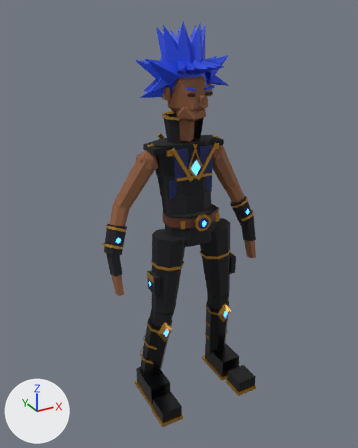
A saved change to the glTF model rp7d/assets/rizer/rizer.glb.
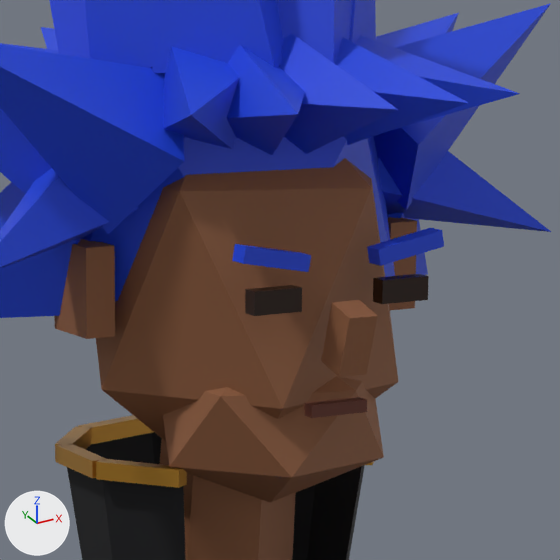
There are two pictures of each version: one whole from a 50 mm camera at (-1.201, -2.461, 2.075) aimed at (-0.036, -0.343, 1.017), one close up on the part from 43% to 64% of the width and 12% to 29% of the height. Arrows for +X, +Y and +Z are at lower left; the lights stay in place. The last two pictures show the newer version. Where no turn or scale is listed for an object, it has been applied to the vertices. Vertices at exactly the same position are counted once.

The older version as bpy lines, for what is in view:
```python
me_rizerbody = bpy.data.meshes.new('RizerBody')
me_rizerbody.from_pydata(...)  # 1257 vertices, 1802 faces; spans x -0.46..0.46, y -0.66..-0.07, z 0.0..2.01
me_rizerbody.materials.append(mat_r_skin)  # brown #8b5939
me_rizerbody.materials.append(mat_r_hair)  # blue #1943d9
me_rizerbody.materials.append(mat_r_cloth)  # black #0e1014
me_rizerbody.materials.append(mat_r_navy)  # dark blue #0d1f59
me_rizerbody.materials.append(mat_r_gold)  # orange #c99339
me_rizerbody.materials.append(mat_r_leather)  # brown #5c301c
me_rizerbody.materials.append(mat_r_boot)  # black #050609
me_rizerbody.materials.append(mat_r_gem)  # blue #2a6cff, glowing blue #3d83ff
me_rizerbody.materials.append(mat_r_eye)  # black #251002
me_rizerbody.materials.append(mat_r_lip)  # brown #5e2b1c
ob_rizerbody = bpy.data.objects.new('RizerBody', me_rizerbody)
ob_rizerbody.location = (0.0, 0.0, 0.0)
```
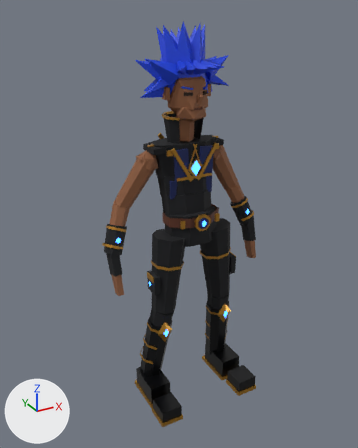
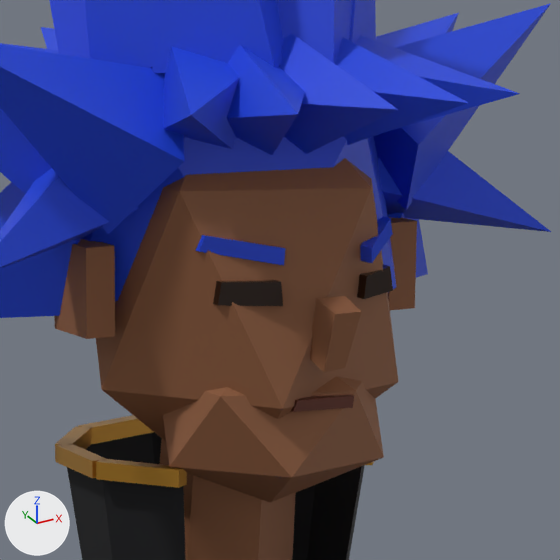
Edits to the scene script, one JSON object a line:
```json
{"block": "me_rizerbody", "where": "me_rizerbody.from_pydata(...)  # 1257 vertices, 1802 faces; spans x -0.46..0.46, y -0.66..-0.07, z 0.0..2.01"}
{"block": "me_rizerbody", "where": "# used by ob_rizerbody; location = (0.0, 0.0, 0.0)"}
{"block": "me_rizerbody", "change": "me_rizerbody part 1: the loose piece of 8 vertices spanning x -0.01..0.01, y -0.51..-0.48, z 1.66..1.7 is moved by (0.0, 0.02, 0.0)"}
{"block": "me_rizerbody", "change": "me_rizerbody part 2: the loose piece of 8 vertices spanning x -0.07..-0.02, y -0.49..-0.47, z 1.72..1.74 is turned -23.9 degrees about the z axis through its middle and scaled by 1.09, then moved by (0.0, 0.04, 0.0)"}
{"block": "me_rizerbody", "change": "me_rizerbody part 3: the loose piece of 8 vertices spanning x 0.02..0.07, y -0.49..-0.47, z 1.72..1.74 is multiplied about its middle by the matrix ((0.996, -0.997, -0.038), (0.995, 0.989, 0.141), (-0.073, -0.127, 1.402)), then moved by (0.0, 0.04, 0.0)"}
{"block": "me_rizerbody", "change": "me_rizerbody part 4: the loose piece of 8 vertices spanning x -0.06..-0.03, y -0.48..-0.47, z 1.7..1.71 is multiplied about its middle by the matrix ((0.988, 0.505, -0.014), (-0.505, 0.988, -0.033), (-0.003, 0.036, 1.109)), then moved by (0.0, 0.03, 0.0)"}
{"block": "me_rizerbody", "change": "me_rizerbody part 5: the loose piece of 8 vertices spanning x 0.03..0.06, y -0.48..-0.47, z 1.7..1.71 is multiplied about its middle by the matrix ((0.975, -0.61, -0.016), (0.61, 0.974, 0.032), (-0.003, -0.036, 1.149)), then moved by (0.0, 0.03, 0.0)"}
{"block": "me_rizerbody", "change": "me_rizerbody part 6: the loose piece of 8 vertices spanning x -0.02..0.02, y -0.48..-0.47, z 1.63..1.64 is moved by (0.0, 0.02, 0.0)"}
```

Location of each change, [x1, y1, x2, y2] in pixels of the close-ups (560 x 560 px; the box of a moved part takes in the faces that stretch with it):
```json
{"part": 1, "of": "me_rizerbody", "change": "moved or reshaped", "before": [321, 300, 377, 377], "after": [310, 296, 362, 373]}
{"part": 2, "of": "me_rizerbody", "change": "moved or reshaped", "before": [232, 244, 311, 272], "after": [195, 235, 286, 265]}
{"part": 3, "of": "me_rizerbody", "change": "moved or reshaped", "before": [367, 228, 444, 266], "after": [360, 216, 393, 263]}
{"part": 4, "of": "me_rizerbody", "change": "moved or reshaped", "before": [245, 285, 302, 316], "after": [213, 280, 283, 306]}
{"part": 5, "of": "me_rizerbody", "change": "moved or reshaped", "before": [373, 274, 429, 304], "after": [357, 265, 393, 299]}
{"part": 6, "of": "me_rizerbody", "change": "moved or reshaped", "before": [304, 397, 367, 418], "after": [291, 395, 354, 412]}
```
